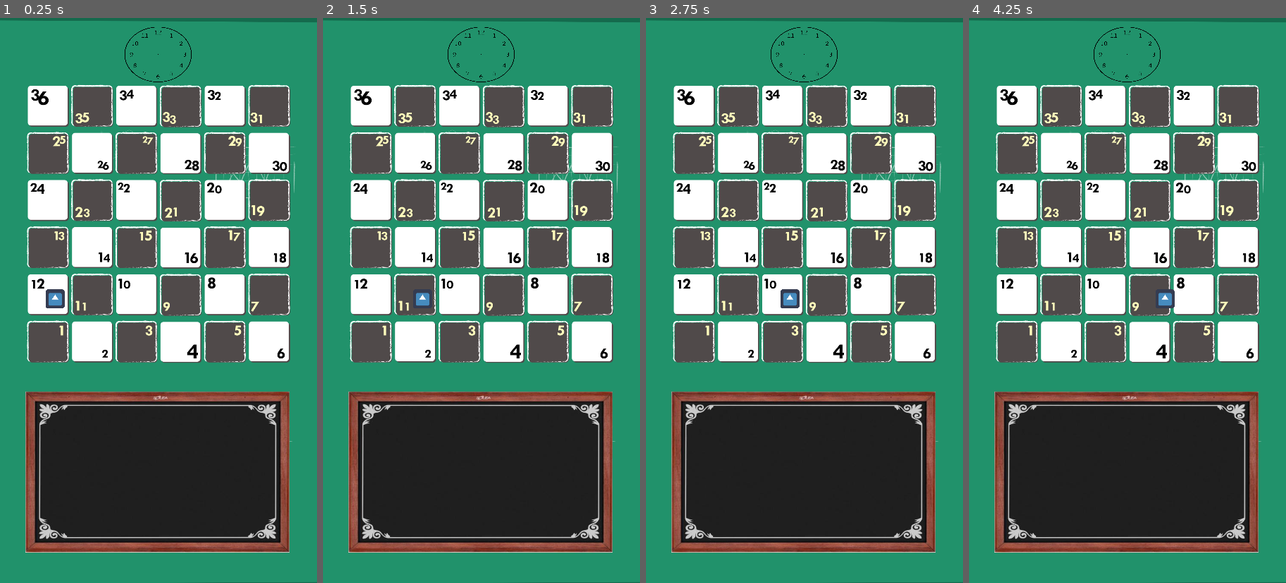
Above: before the commit, frames 1-4 (left to right).
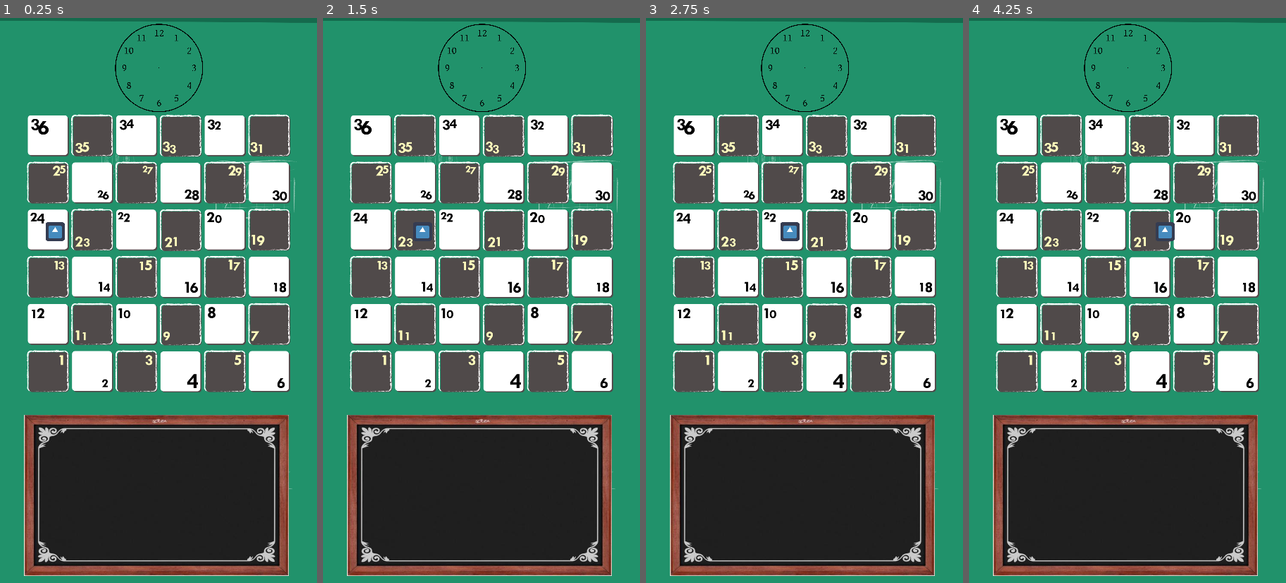
Above: after the commit, the same moments.

Repository: Wildrimak/the-math
Game: Godot game, scene res://scenes/raiz.tscn
The game is run twice, just before and just after one commit, with the same random seed, the same clock (stepped at 60 frames per second) and the same inputs. The engine's default icon, where the game draws it, is replaced by a stand-in: a white triangle on a blue panel in a dark square.
Inputs:
- Up to frame 1 (0.25 s): no input
- Up to frame 2 (1.5 s): hold Right (ui_right) 0.53-1.28 s; hold Down (ui_down) from 1.28 s (still down)
- Up to frame 3 (2.75 s): release Down (ui_down) at 2.03 s; hold Right (ui_right) from 2.03 s (still down)
- Up to frame 4 (4.25 s): release Right (ui_right) at 2.78 s; hold Up (ui_up) 2.78-3.53 s; hold Left (ui_left) from 3.53 s (still down)

The runs differ from the first frame. In frame 1, 47% of the frame differs, in the area x 0-100%, y 0-100%; in frame 2, 47%; in frame 3, 47%; in frame 4, 47%.

Commit message:
Ajustado clock

Diff:
--- a/scenes/raiz.tscn
+++ b/scenes/raiz.tscn
@@ -12,29 +12,28 @@
 [node name="raiz" type="Node2D"]
 
 [node name="tela_fundo" type="Sprite" parent="."]
-scale = Vector2( 1, 0.899337 )
 texture = ExtResource( 1 )
 centered = false
 script = ExtResource( 2 )
 
 [node name="tabuleiro" parent="." instance=ExtResource( 3 )]
-position = Vector2( -5.92122, 162.068 )
+position = Vector2( -5.92122, 262.545 )
 
 [node name="quadro_escuro" type="Sprite" parent="."]
-position = Vector2( 536.369, 1542.95 )
+position = Vector2( 532.853, 1622.06 )
 scale = Vector2( 1.45802, 1.32221 )
 texture = ExtResource( 4 )
 script = ExtResource( 5 )
 
 [node name="player" type="Sprite" parent="."]
-position = Vector2( 157.397, 954.641 )
+position = Vector2( 157.397, 725.902 )
 texture = ExtResource( 6 )
 script = ExtResource( 7 )
 
 [node name="clock" type="Node2D" parent="."]
 
 [node name="body" type="Sprite" parent="clock"]
-position = Vector2( 424, 30 )
-scale = Vector2( 0.190977, 0.156855 )
+position = Vector2( 392, 20 )
+scale = Vector2( 0.25, 0.25 )
 texture = ExtResource( 8 )
 centered = false
Not shown, changed: TheMath.apk
